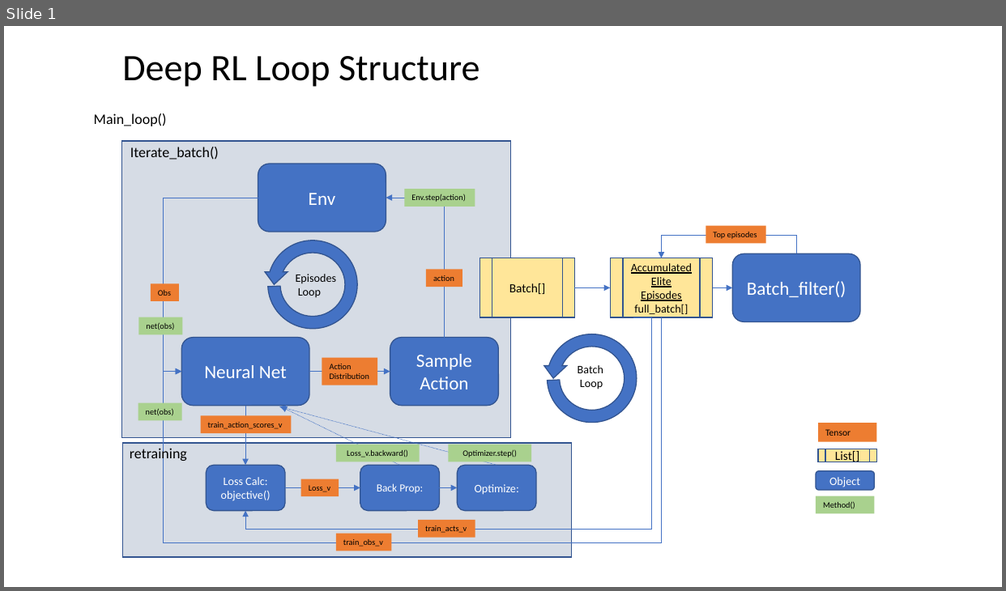
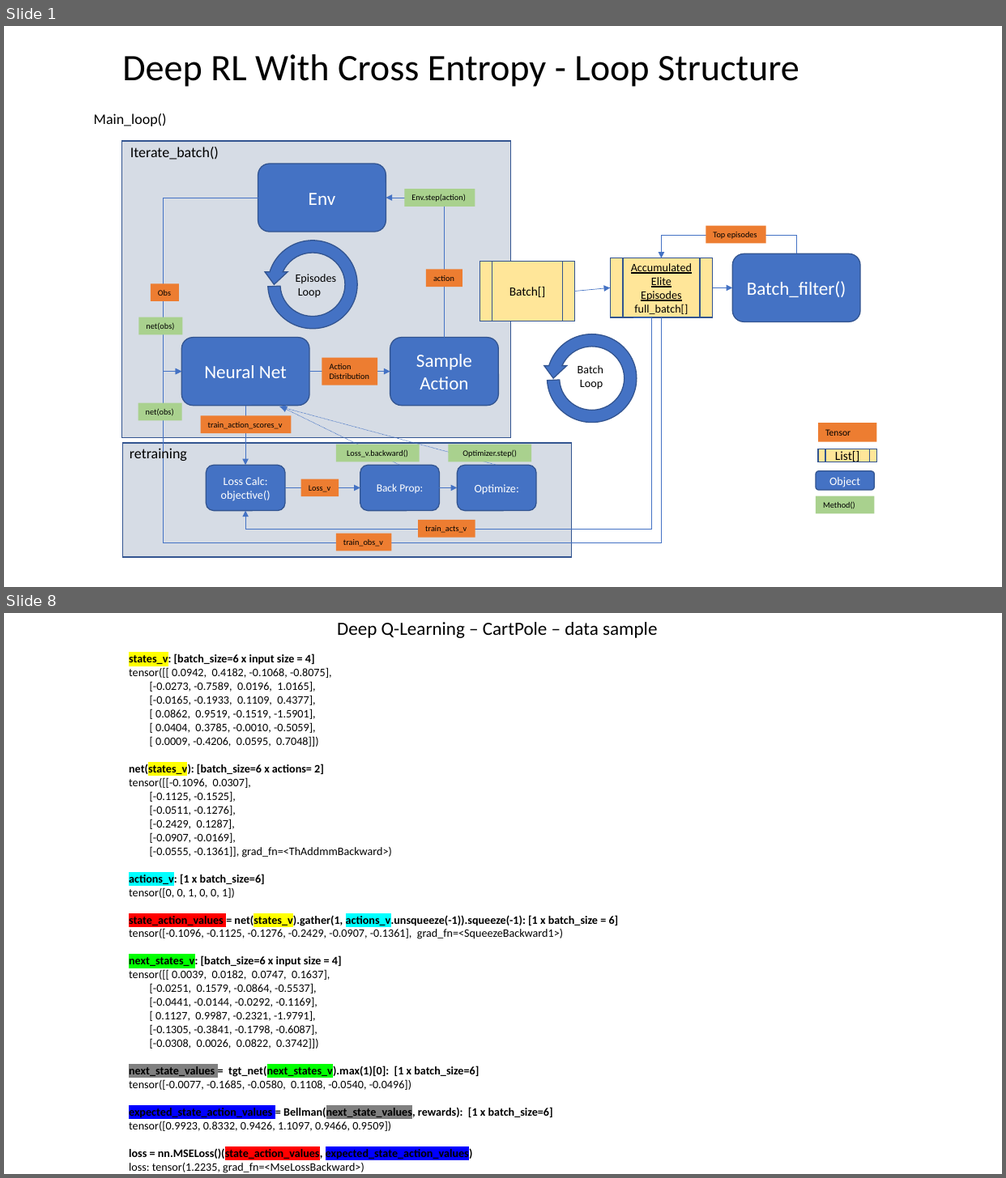
Before and after one commit to ilanreiter/DeepRL, a slide deck: Deep-Reinforcement-Learning-Hands-On-master/RL Data Flow v1.pptx. Shown one above the other, each under a label of ours: slide 1 before the commit, slides 1 and 8 after it; the slides between them are not shown. The pictures are 1006x591 and 1006x1178 pixels, drawn with LibreOffice and Linux fonts; fonts in the diff are those of the drawing. Boxes give left, top, right and bottom in pixels: in the first picture for what was removed or moved away, otherwise in the second. Text is boxed around its words. In the diff, an @@ line names an element or a change of style, - is before the commit and + after.

Commit message:
Adding DQN implementaiton for FrozenLake and CartPole

```diff
--- a/Deep-Reinforcement-Learning-Hands-On-master/RL Data Flow v1.pptx
+++ b/Deep-Reinforcement-Learning-Hands-On-master/RL Data Flow v1.pptx
@@ slide 8 added at (4, 613, 1002, 1174), background #FFFFFF @@
@@ text added at (337, 622, 657, 638), 18 pt, text #000000 @@
+Deep Q-Learning – CartPole – data sample
@@ text added at (129, 653, 619, 1174), 11 pt, text #000000 @@
+states_v: [batch_size=6 x input size = 4]
+tensor([[ 0.0942, 0.4182, -0.1068, -0.8075],
+[-0.0273, -0.7589, 0.0196, 1.0165],
+[-0.0165, -0.1933, 0.1109, 0.4377],
+[ 0.0862, 0.9519, -0.1519, -1.5901],
+[ 0.0404, 0.3785, -0.0010, -0.5059],
+[ 0.0009, -0.4206, 0.0595, 0.7048]])
+net(states_v): [batch_size=6 x actions= 2]
+tensor([[-0.1096, 0.0307],
+[-0.1125, -0.1525],
+[-0.0511, -0.1276],
+[-0.2429, 0.1287],
+[-0.0907, -0.0169],
+[-0.0555, -0.1361]], grad_fn=<ThAddmmBackward>)
+actions_v: [1 x batch_size=6]
+tensor([0, 0, 1, 0, 0, 1])
+state_action_values = net(states_v).gather(1, actions_v.unsqueeze(-1)).squeeze(-1): [1 x batch_size = 6]
+tensor([-0.1096, -0.1125, -0.1276, -0.2429, -0.0907, -0.1361], grad_fn=<SqueezeBackward1>)
+next_states_v: [batch_size=6 x input size = 4]
+tensor([[ 0.0039, 0.0182, 0.0747, 0.1637],
+[-0.0251, 0.1579, -0.0864, -0.5537],
+[-0.0441, -0.0144, -0.0292, -0.1169],
+[ 0.1127, 0.9987, -0.2321, -1.9791],
+[-0.1305, -0.3841, -0.1798, -0.6087],
+[-0.0308, 0.0026, 0.0822, 0.3742]])
+next_state_values = tgt_net(next_states_v).max(1)[0]: [1 x batch_size=6]
+tensor([-0.0077, -0.1685, -0.0580, 0.1108, -0.0540, -0.0496])
+expected_state_action_values = Bellman(next_state_values, rewards): [1 x batch_size=6]
+tensor([0.9923, 0.8332, 0.9426, 1.1097, 0.9466, 0.9509])
+loss = nn.MSELoss()(state_action_values, expected_state_action_values)
+loss: tensor(1.2235, grad_fn=<MseLossBackward>)
@@ slide 1 changed as well @@
@@ text at (122, 54, 799, 87): text changed @@
-Deep RL Loop Structure
+Deep RL With Cross Entropy - Loop Structure
@@ flow chart predefined process "Batch[]": place and size @@
-flow chart predefined process "Batch[]" at (480, 258, 574, 318)
+flow chart predefined process "Batch[]" at (480, 262, 574, 321)
@@ arrow moved from (574, 288) - (611, 288) to (574, 291) - (611, 288) @@
```
Also in this commit, not shown: 6 other slides added, 11 other files.
